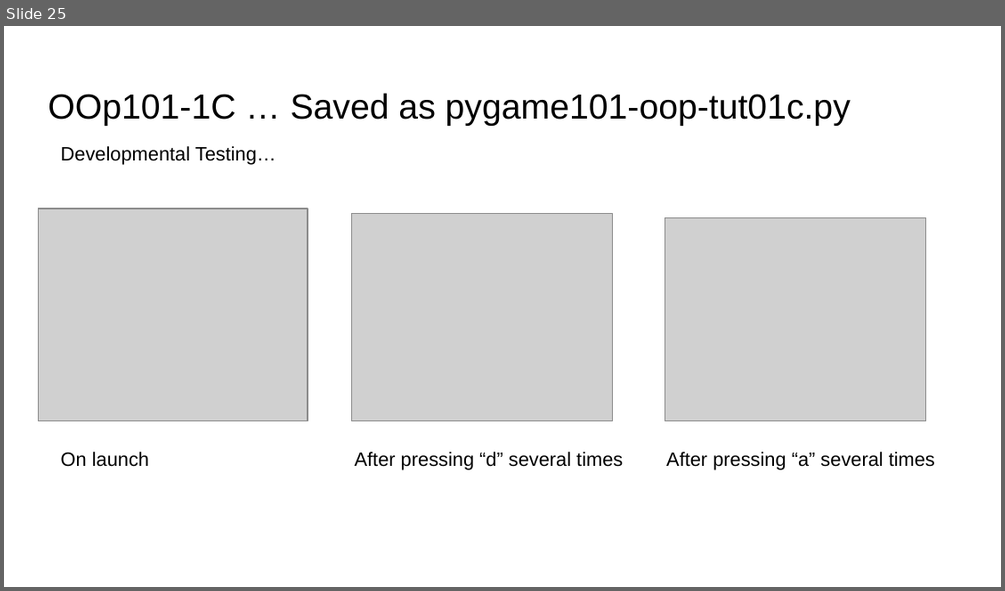
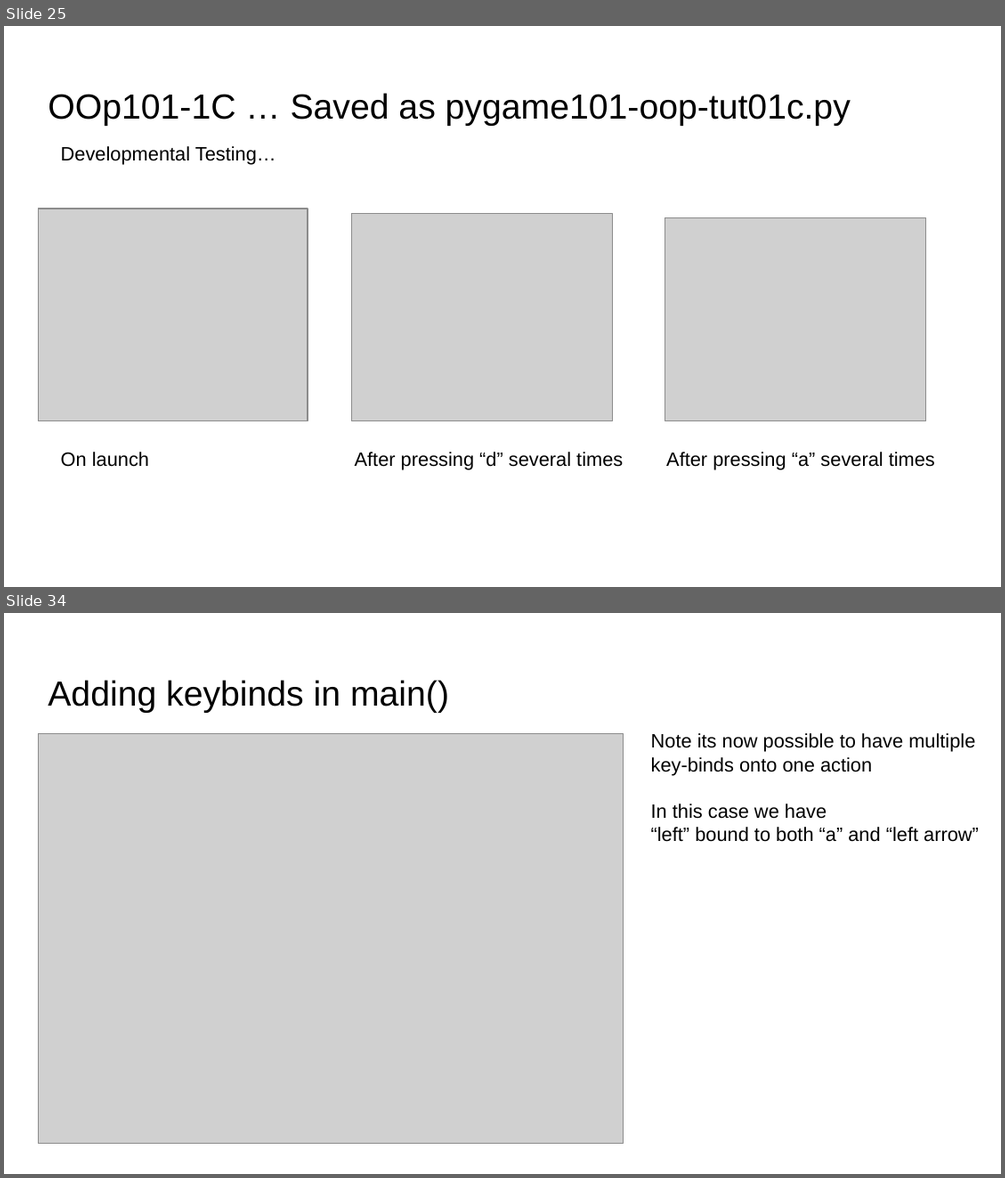
Before and after one commit to MrAWHolmes/KS5-NEA2425, a slide deck: tech_with_tim/Pygame-Tuts-101-1ABC/Docs/Pygame-101-Tuts-by-MrH.pptx. Shown one above the other, each under a label of ours: slide 25 before the commit, slides 25 and 34 after it; the slides between them are not shown. The pictures are 1005x591 and 1005x1178 pixels, drawn with LibreOffice and Linux fonts; fonts in the diff are those of the drawing; grey boxes stand for pictures. Boxes give left, top, right and bottom in pixels: in the first picture for what was removed or moved away, otherwise in the second. Text is boxed around its words. In the diff, an @@ line names an element or a change of style, - is before the commit and + after.

Commit message:
documentation for 101c2 - GfxObject refactored for multi-key binds

```diff
--- a/tech_with_tim/Pygame-Tuts-101-1ABC/Docs/Pygame-101-Tuts-by-MrH.pptx
+++ b/tech_with_tim/Pygame-Tuts-101-1ABC/Docs/Pygame-101-Tuts-by-MrH.pptx
@@ slide 34 added at (x1=4, y1=613, x2=1001, y2=1174), background #FFFFFF @@
@@ title added at (x1=48, y1=680, x2=449, y2=713), 25.2 pt, text #000000 @@
+Adding keybinds in main()
@@ picture added at (x1=38, y1=734, x2=623, y2=1143) @@
@@ text added at (x1=651, y1=733, x2=979, y2=842), 14 pt, text #000000 @@
+Note its now possible to have multiple
+key-binds onto one action
+In this case we have
+“left” bound to both “a” and “left arrow”
```
Also in this commit, not shown: 10 other slides added, 3 other files.
